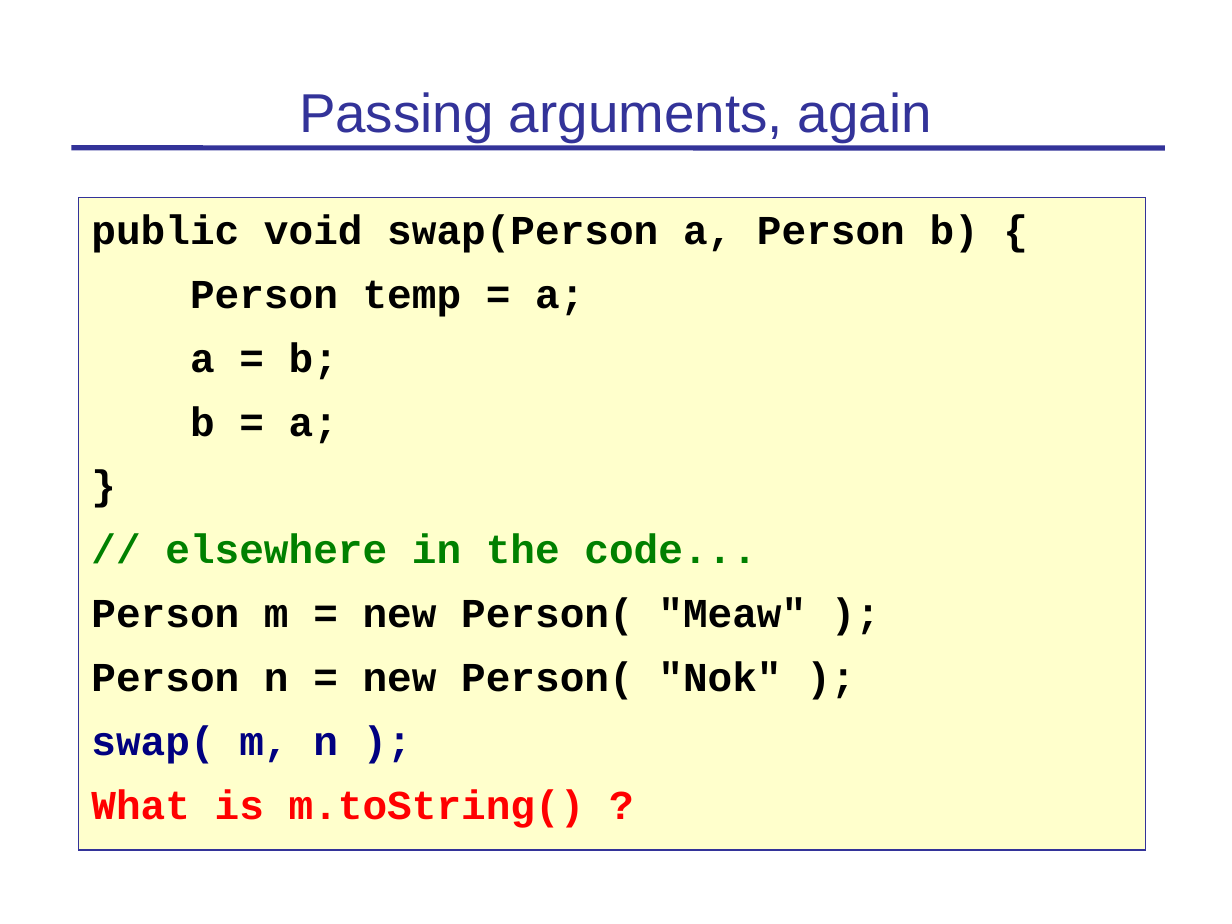
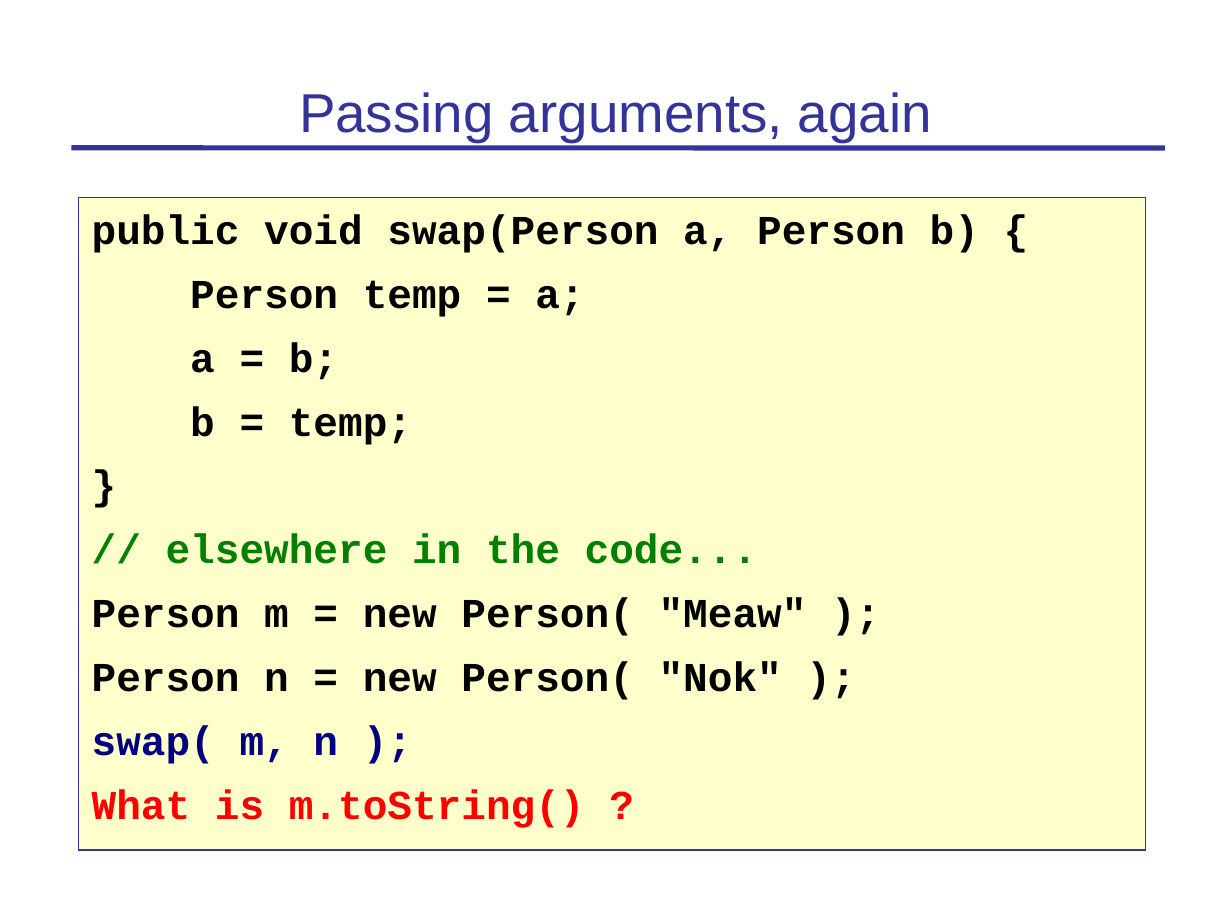
Before and after one commit to skeoop/skeoop.github.io, a slide deck: slide 24 of week1/1-Review of Java.ppt (slide 23 before the commit). Drawn at 1232x924 pixels with LibreOffice and Linux fonts; fonts in the diff are those of the drawing. Boxes give left, top, right and bottom in pixels: in the first picture for what was removed or moved away, otherwise in the second. Text is boxed around its words. In the diff, an @@ line names an element or a change of style, - is before the commit and + after.

```diff
--- a/week1/1-Review of Java.ppt
+++ b/week1/1-Review of Java.ppt
@@ text at [190, 406, 412, 445]: text changed @@
-b = a;
+b = temp;
```
Also in this commit, not shown: 2 other slides changed, 1 slide added, 1 other file.
